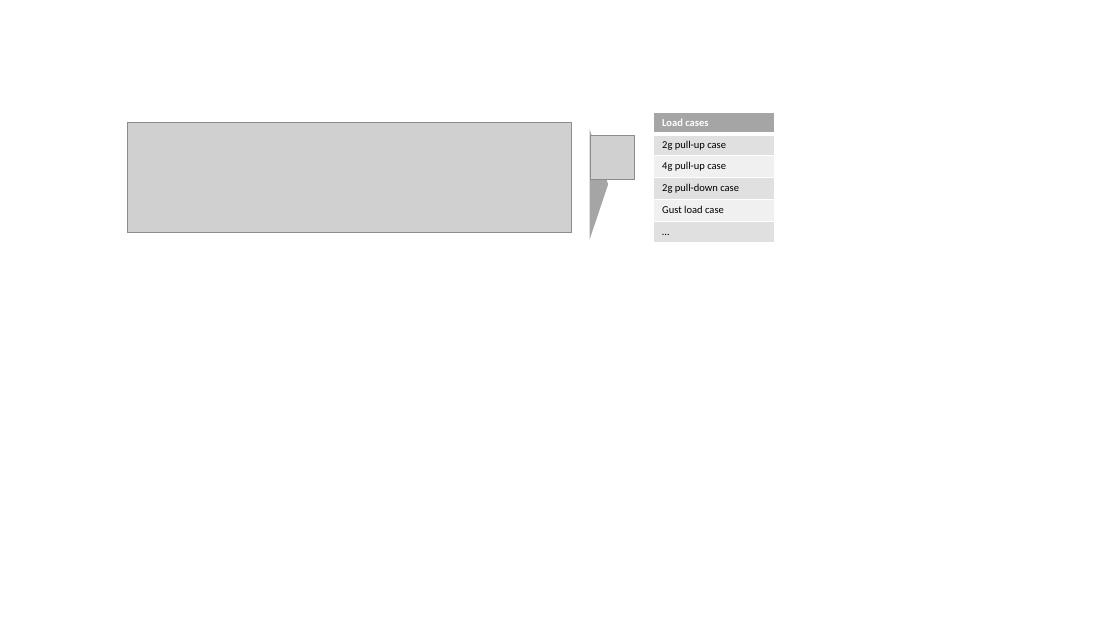
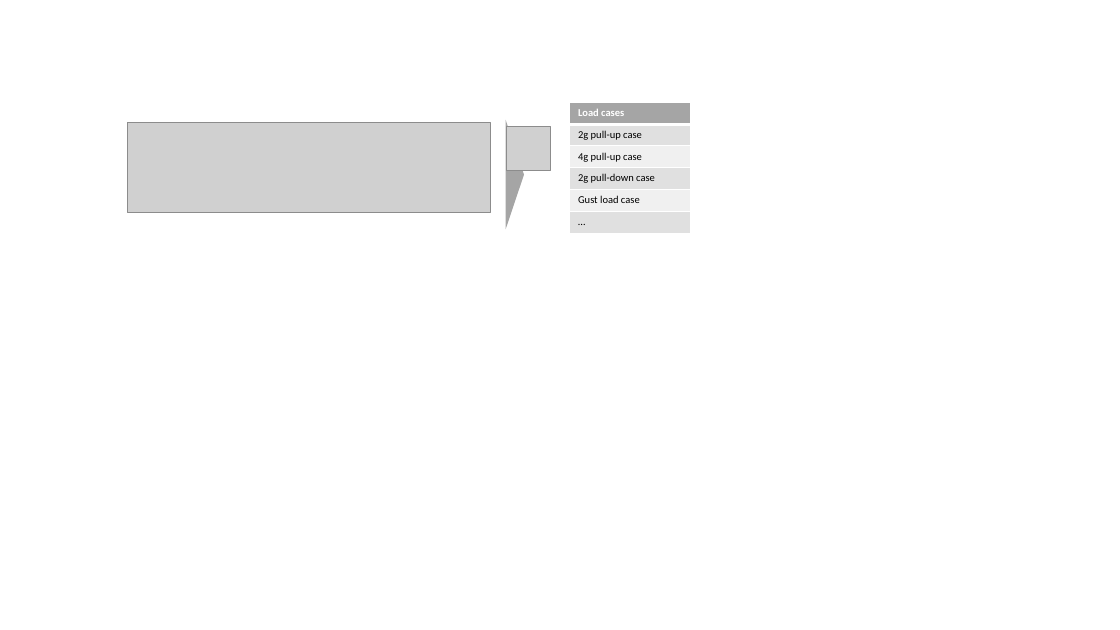
Before and after one commit to DLR-SL/CPACS, a slide deck: slide 1 of development/images/develop_guide_name_description_usage.pptx. Drawn at 1120x630 pixels with LibreOffice and Linux fonts; fonts in the diff are those of the drawing; grey boxes stand for pictures. Boxes give left, top, right and bottom in pixels: in the first picture for what was removed or moved away, otherwise in the second. Text is boxed around its words. In the diff, an @@ line names an element or a change of style, - is before the commit and + after.

```diff
--- a/development/images/develop_guide_name_description_usage.pptx
+++ b/development/images/develop_guide_name_description_usage.pptx
@@ picture: place and size @@
-picture at (128, 123, 571, 233)
+picture at (128, 123, 491, 213)
@@ 1 picture, 1 table, 1 triangle: place and size @@
-1 picture, 1 table, 1 triangle at (590, 113, 775, 243)
+1 picture, 1 table, 1 triangle at (506, 103, 691, 233)
```
Also in this commit, not shown: 1 other file.
